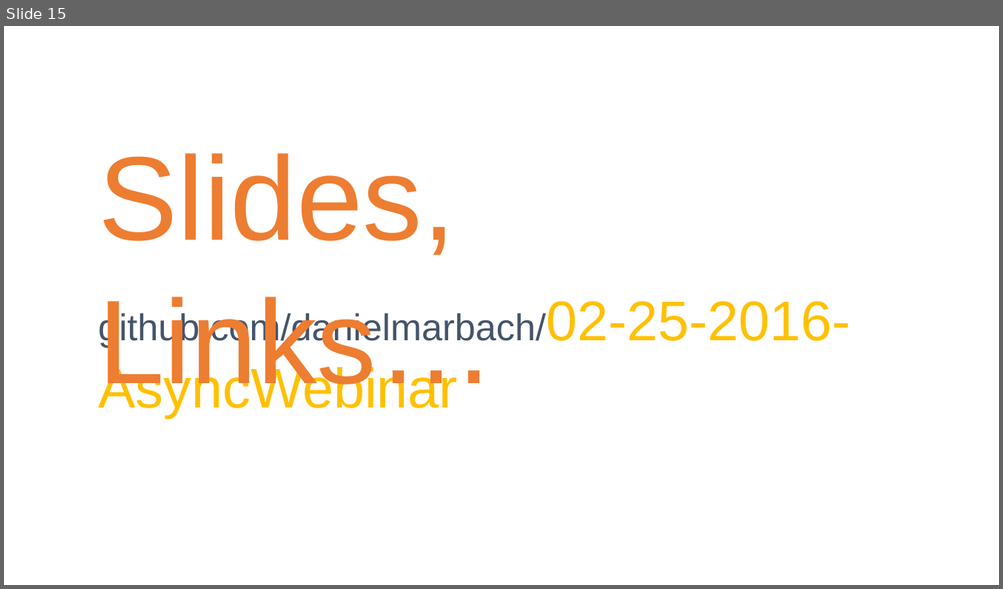
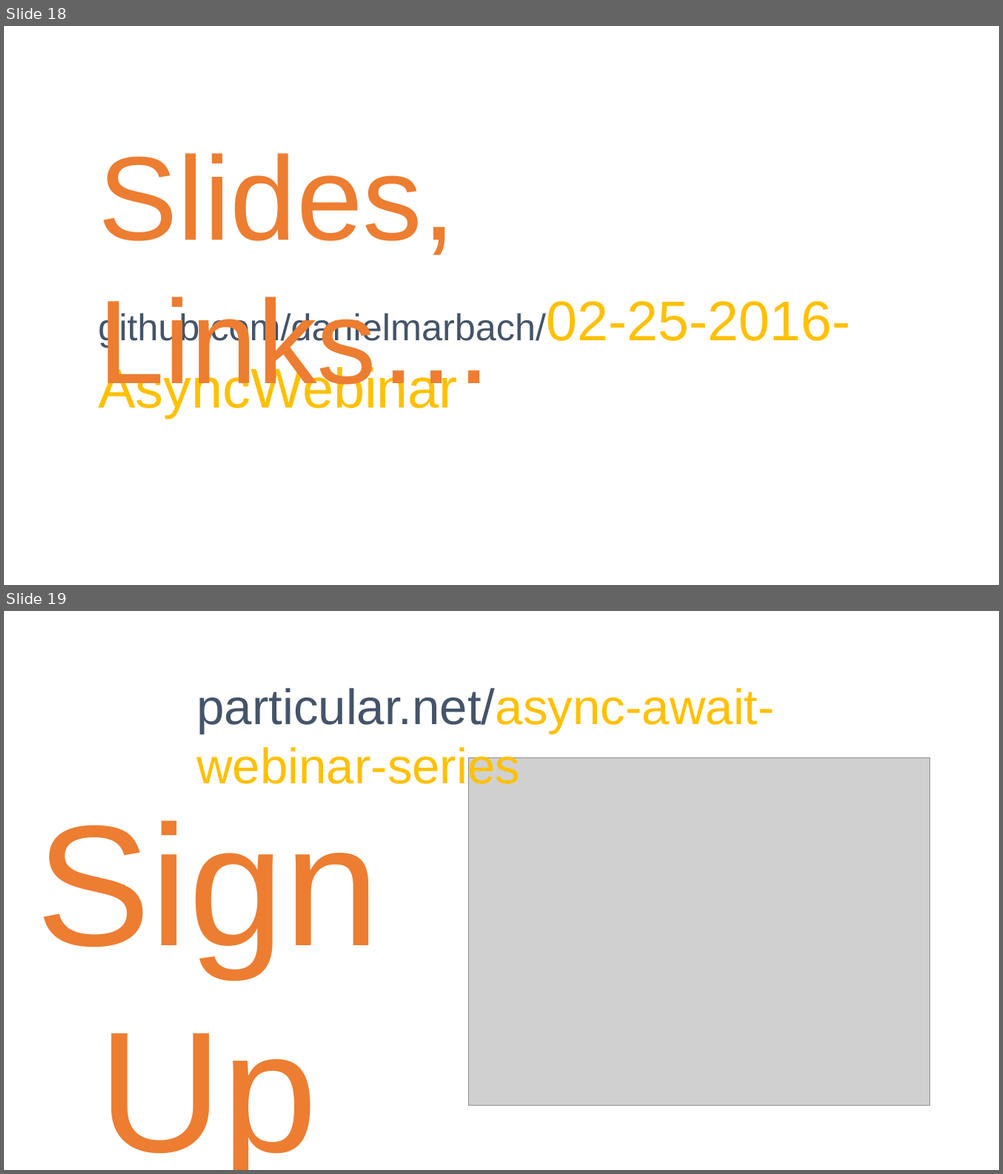
Before and after one commit to danielmarbach/02-25-2016-AsyncWebinar, a slide deck: webinar.pptx. Shown one above the other, each under a label of ours: slide 15 before the commit, slides 18 and 19 after it. The pictures are 1003x589 and 1003x1174 pixels, drawn with LibreOffice and Linux fonts; fonts in the diff are those of the drawing; grey boxes stand for pictures. Boxes give left, top, right and bottom in pixels: in the first picture for what was removed or moved away, otherwise in the second. Text is boxed around its words. In the diff, an @@ line names an element or a change of style, - is before the commit and + after.

```diff
--- a/webinar.pptx
+++ b/webinar.pptx
@@ slide 19 added at (4, 611, 999, 1170), background #FFFFFF @@
@@ text added at (196, 688, 774, 793), 48 pt, text #FFC000 @@
+particular.net/async-await-webinar-series
@@ picture added at (468, 758, 929, 1106) @@
@@ text added at (4, 771, 412, 986), 166 pt, text #ED7D31 @@
+SignUp
@@ what was slide 15 is now slide 18 @@
```
Also in this commit, not shown: 6 other slides added, 2 slides removed.
